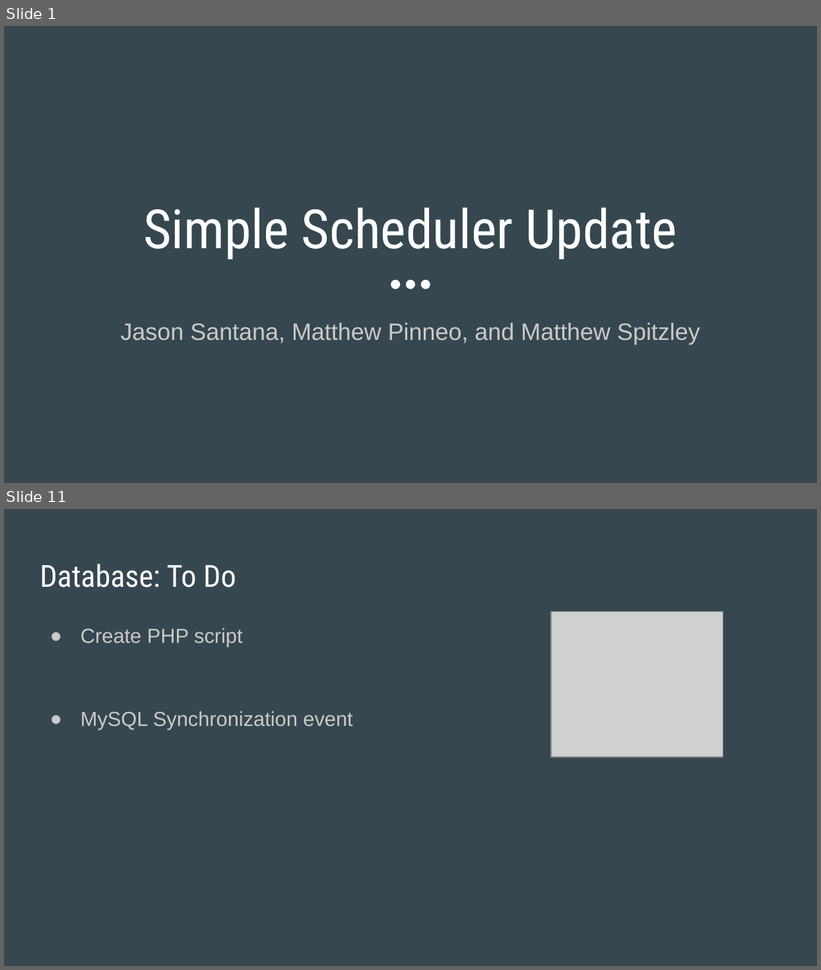
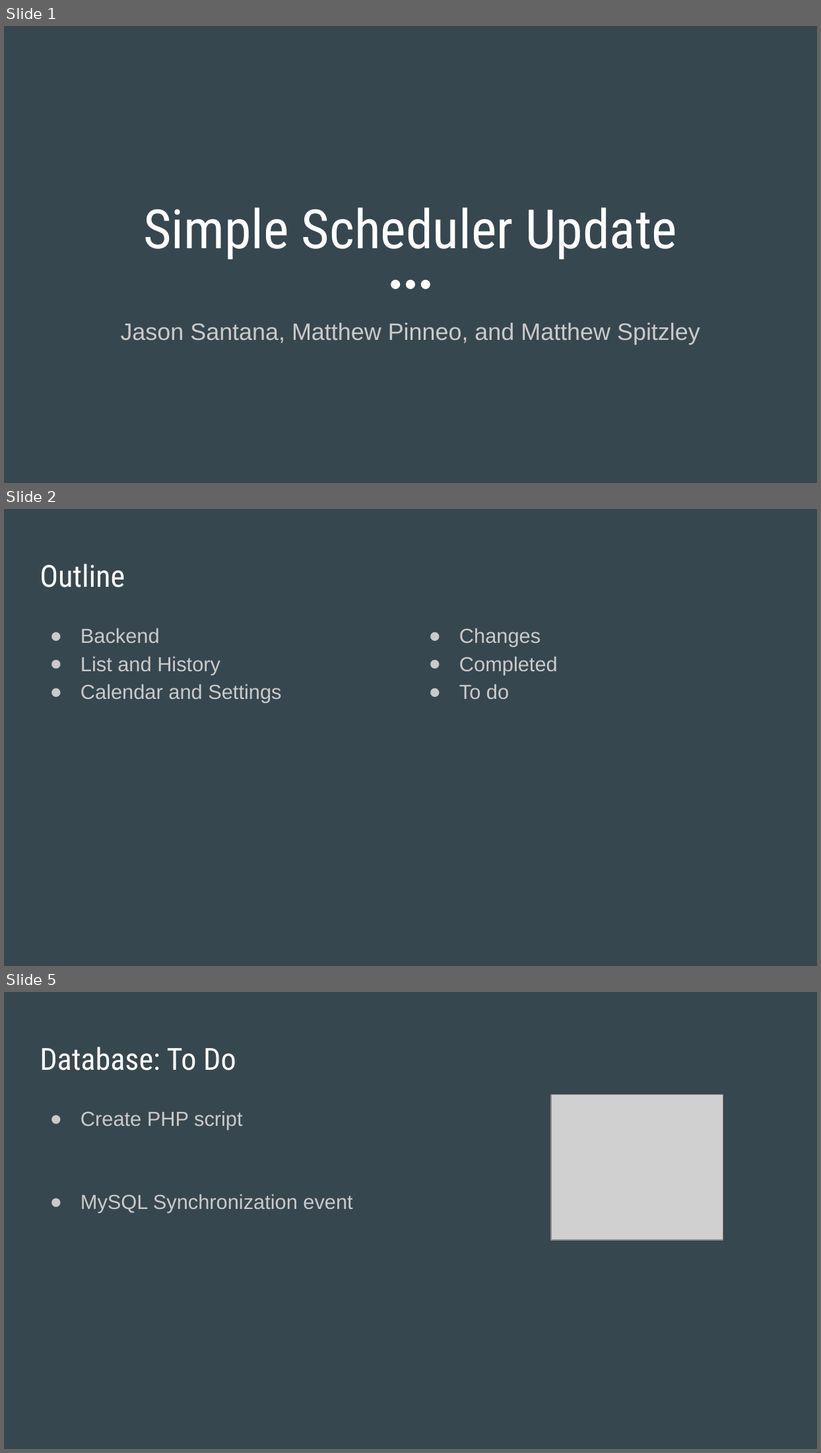
Before and after one commit to MatthewSpitzley/SimpleScheduler, a slide deck: documentation/Simple Scheduler Update Presentation.pptx. Shown one above the other, each under a label of ours: slides 1 and 11 before the commit, slides 1, 2 and 5 after it; the slides between them are not shown. The pictures are 821x970 and 821x1453 pixels, drawn with LibreOffice and Linux fonts; fonts in the diff are those of the drawing; grey boxes stand for pictures. Boxes give left, top, right and bottom in pixels: in the first picture for what was removed or moved away, otherwise in the second. Text is boxed around its words. In the diff, an @@ line names an element or a change of style, - is before the commit and + after.

```diff
--- a/documentation/Simple Scheduler Update Presentation.pptx
+++ b/documentation/Simple Scheduler Update Presentation.pptx
@@ slide 2 added at <box>4,509,817,966</box>, background #37474F @@
@@ title added at <box>40,564,125,588</box>, 27 pt, text #FFFFFF @@
+Outline
@@ text added at <box>81,628,281,703</box>, 18 pt, text #CACACA @@
+● Backend
+● List and History
+● Calendar and Settings
@@ text added at <box>459,628,558,699</box>, 18 pt, text #CACACA @@
+● Changes
+● Completed
+● To do
@@ what was slide 11 is now slide 5 @@
```
Also in this commit, not shown: 4 slides changed, 2 other slides added, 1 slide removed, 2 other files.
